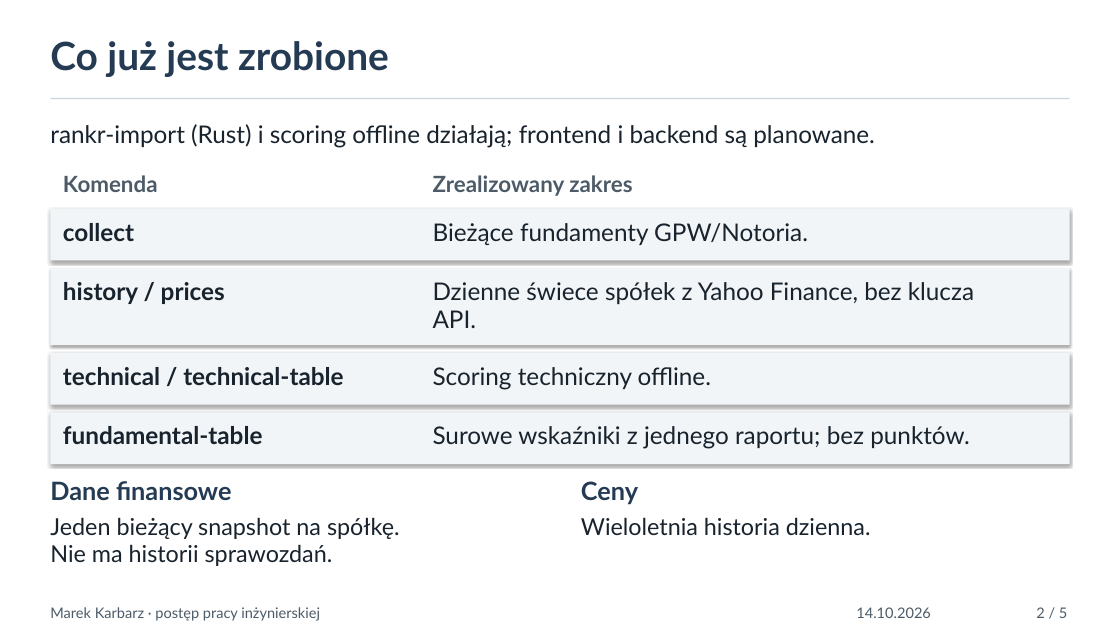
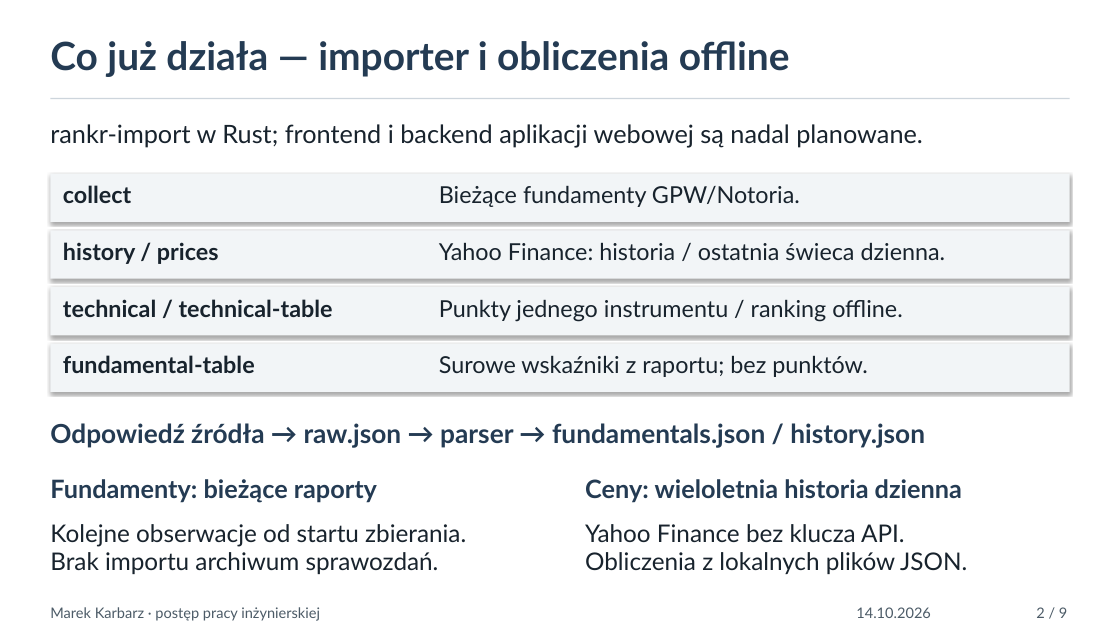
Before and after one commit to Xlerq/rankr, a slide deck: slide 2 of thesis/prezentacja_postep.pptx. Drawn at 1120x630 pixels with LibreOffice and Linux fonts; fonts in the diff are those of the drawing. Boxes give left, top, right and bottom in pixels: in the first picture for what was removed or moved away, otherwise in the second. Text is boxed around its words. In the diff, an @@ line names an element or a change of style, - is before the commit and + after.

```diff
--- a/thesis/prezentacja_postep.pptx
+++ b/thesis/prezentacja_postep.pptx
@@ text at box(50, 41, 790, 77): text changed @@
-Co już jest zrobione
+Co już działa — importer i obliczenia offline
@@ text at box(50, 124, 923, 147): text changed; size 25 to 26 pt @@
-rankr-import (Rust) i scoring offline działają; frontend i backend są planowane.
+rankr-import w Rust; frontend i backend aplikacji webowej są nadal planowane.
@@ rectangle: place and size @@
-rectangle at box(50, 412, 1070, 464)
+rectangle at box(50, 174, 1070, 222)
@@ text removed at box(63, 175, 158, 192) @@
-Komenda
@@ text removed at box(433, 175, 632, 196) @@
-Zrealizowany zakres
@@ text "collect": place and size @@
-text "collect" at box(63, 223, 134, 241)
+text "collect" at box(63, 185, 131, 203)
@@ text "Bieżące fundamenty GPW/Notoria.": place and size @@
-text "Bieżące fundamenty GPW/Notoria." at box(433, 223, 808, 245)
+text "Bieżące fundamenty GPW/Notoria." at box(439, 185, 800, 207)
@@ rectangle: place and size @@
-rectangle at box(50, 209, 1070, 260)
+rectangle at box(50, 230, 1070, 279)
@@ text "history / prices": place and size @@
-text "history / prices" at box(63, 282, 225, 304)
+text "history / prices" at box(63, 242, 219, 264)
@@ text added at box(439, 242, 946, 260), 24 pt, text #18232D @@
+Yahoo Finance: historia / ostatnia świeca dzienna.
@@ rectangle: place and size @@
-rectangle at box(50, 268, 1070, 345)
+rectangle at box(50, 287, 1070, 335)
@@ text "technical / technical-table": place and size @@
-text "technical / technical-table" at box(63, 367, 343, 385)
+text "technical / technical-table" at box(63, 299, 333, 317)
@@ text removed at box(433, 282, 974, 328) @@
-Dzienne świece spółek z Yahoo Finance, bez klucza
-API.
@@ text added at box(439, 299, 903, 322), 24 pt, text #18232D @@
+Punkty jednego instrumentu / ranking offline.
@@ rectangle: place and size @@
-rectangle at box(50, 353, 1070, 405)
+rectangle at box(50, 344, 1070, 392)
@@ size 25 to 24 pt; line spacing 29pt to 27.8pt in 5 elements at box(439, 185, 800, 207), box(63, 185, 131, 203), box(63, 242, 219, 264), box(63, 299, 333, 317), box(63, 355, 255, 373) @@
@@ text "fundamental-table": place and size @@
-text "fundamental-table" at box(63, 426, 263, 444)
+text "fundamental-table" at box(63, 355, 255, 373)
@@ text at box(439, 355, 868, 377): text changed; size 25 to 24 pt @@
-Surowe wskaźniki z jednego raportu; bez punktów.
+Surowe wskaźniki z raportu; bez punktów.
@@ text removed at box(433, 367, 711, 390) @@
-Scoring techniczny offline.
@@ text added at box(50, 423, 925, 448), 27 pt, text #243B53, bold @@
+Odpowiedź źródła → raw.json → parser → fundamentals.json / history.json
@@ text added at box(50, 479, 377, 503), 26 pt, text #243B53, bold @@
+Fundamenty: bieżące raporty
@@ text at box(585, 479, 962, 503): text changed; size 24 to 26 pt; text colour #18232D to #243B53; bold on @@
-Wieloletnia historia dzienna.
+Ceny: wieloletnia historia dzienna
@@ text at box(50, 524, 466, 574): text changed; size 26 to 25 pt; text colour #243B53 to #18232D; bold off @@
-Dane finansowe
+Kolejne obserwacje od startu zbierania.
+Brak importu archiwum sprawozdań.
@@ text removed at box(50, 517, 400, 566) @@
-Jeden bieżący snapshot na spółkę.
-Nie ma historii sprawozdań.
@@ text at box(585, 524, 967, 574): text changed; size 26 to 25 pt; text colour #243B53 to #18232D; bold off @@
-Ceny
+Yahoo Finance bez klucza API.
+Obliczenia z lokalnych plików JSON.
@@ text at box(1036, 607, 1067, 618): text changed @@
-2 / 5
+2 / 9
```
Also in this commit, not shown: 3 other slides changed, 5 slides added, 1 slide removed, 3 other files.
